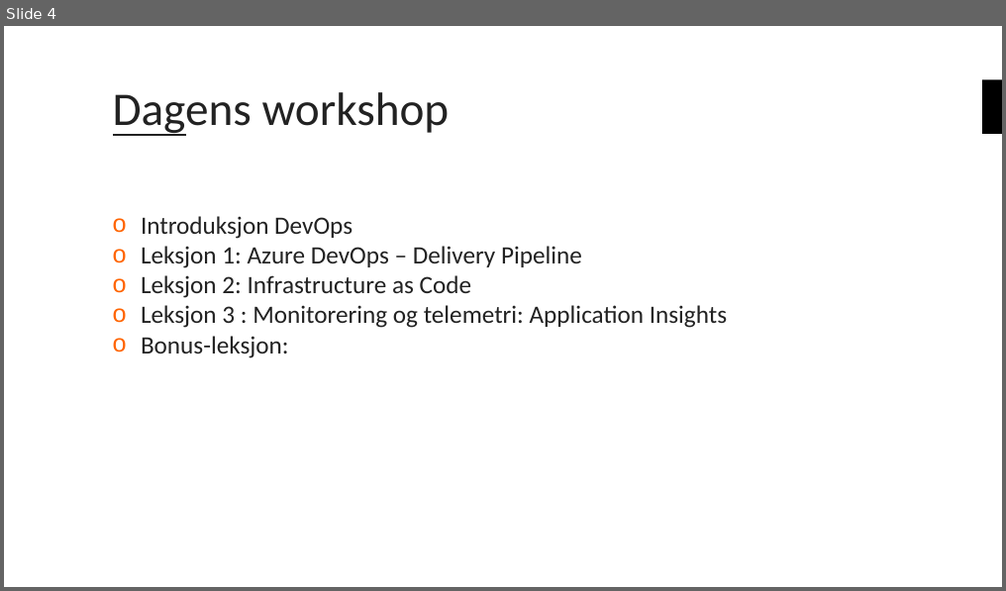
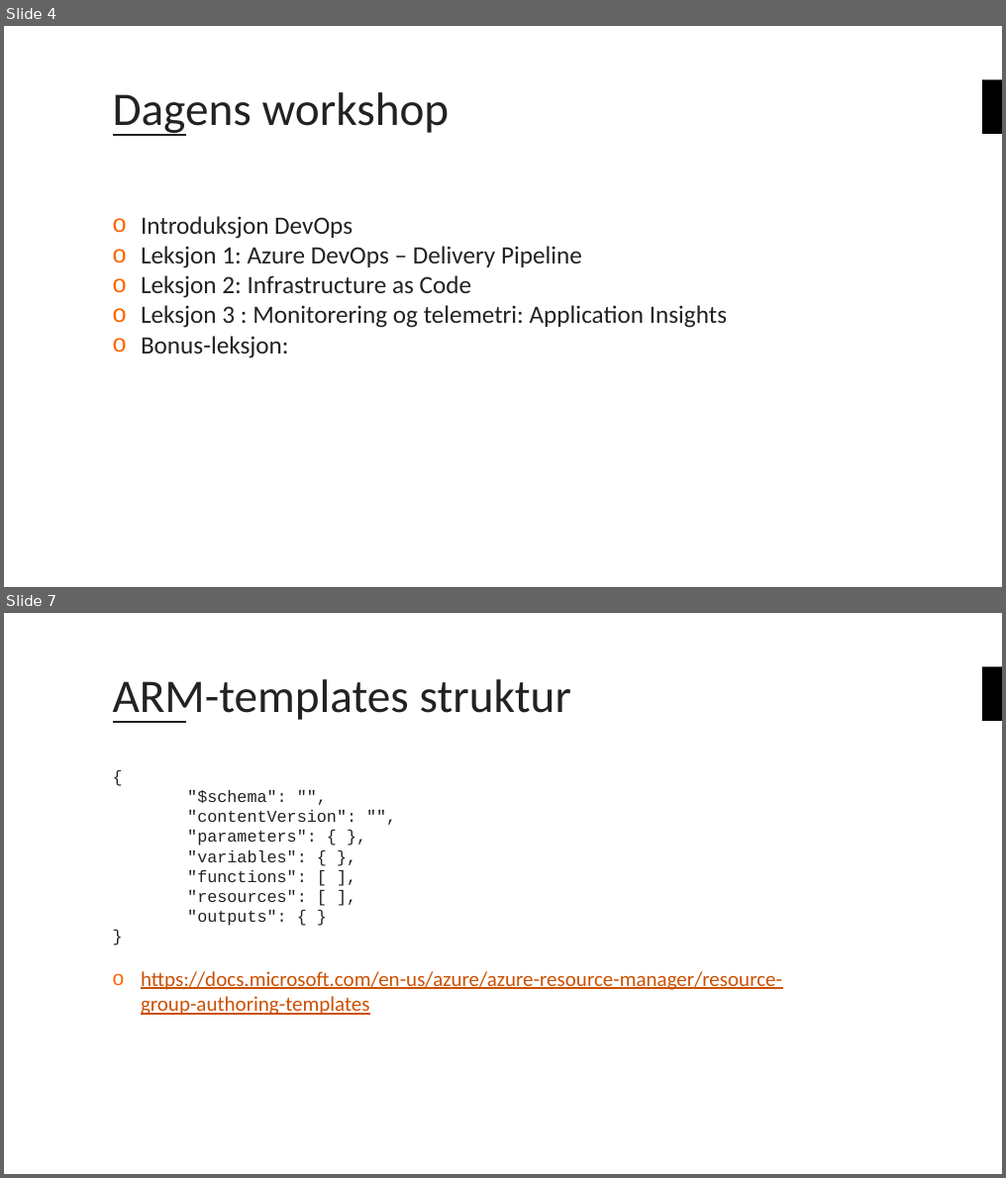
Before and after one commit to bouvet/azure-workshops, a slide deck: Workshop_2/Presentasjon/Azureskolen-Workshop#2.pptx. Shown one above the other, each under a label of ours: slide 4 before the commit, slides 4 and 7 after it; the slides between them are not shown. The pictures are 1006x591 and 1006x1178 pixels, drawn with LibreOffice and Linux fonts; fonts in the diff are those of the drawing; background and template pictures are left out. Boxes give left, top, right and bottom in pixels: in the first picture for what was removed or moved away, otherwise in the second. Text is boxed around its words. In the diff, an @@ line names an element or a change of style, - is before the commit and + after.

Commit message:
Oppdaterte presentasjon om ARM templates

```diff
--- a/Workshop_2/Presentasjon/Azureskolen-Workshop#2.pptx
+++ b/Workshop_2/Presentasjon/Azureskolen-Workshop#2.pptx
@@ slide 7 added at [4, 613, 1002, 1174], background #FFFFFF; not listed: 2 template elements that a slide beside it also shows @@
@@ title added at [113, 679, 571, 723], 45 pt, text #222222 @@
+ARM-templates struktur
@@ text added at [141, 790, 782, 1015], 16 pt, text #222222 @@
+{
+"$schema": "",
+"contentVersion": "",
+"parameters": { },
+"variables": { },
+"functions": [ ],
+"resources": [ ],
+"outputs": { }
+}
+o https://docs.microsoft.com/en-us/azure/azure-resource-manager/resource-group-authoring-templates
```
Also in this commit, not shown: 3 other slides added, 1 other file.
